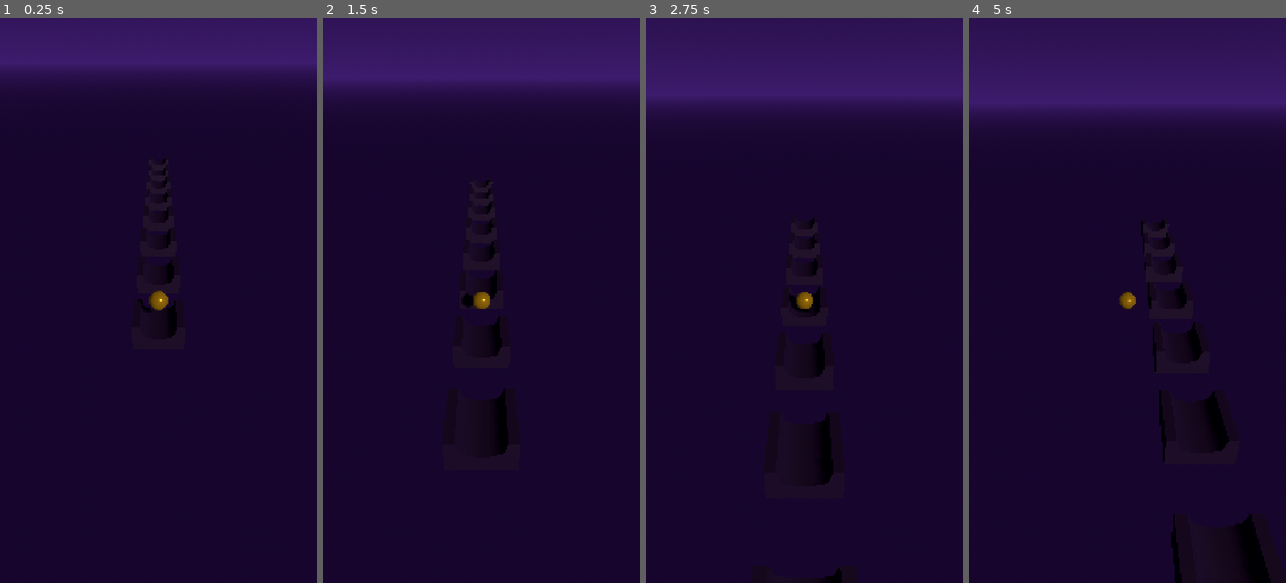
Above: before the commit, frames 1-4 (left to right).
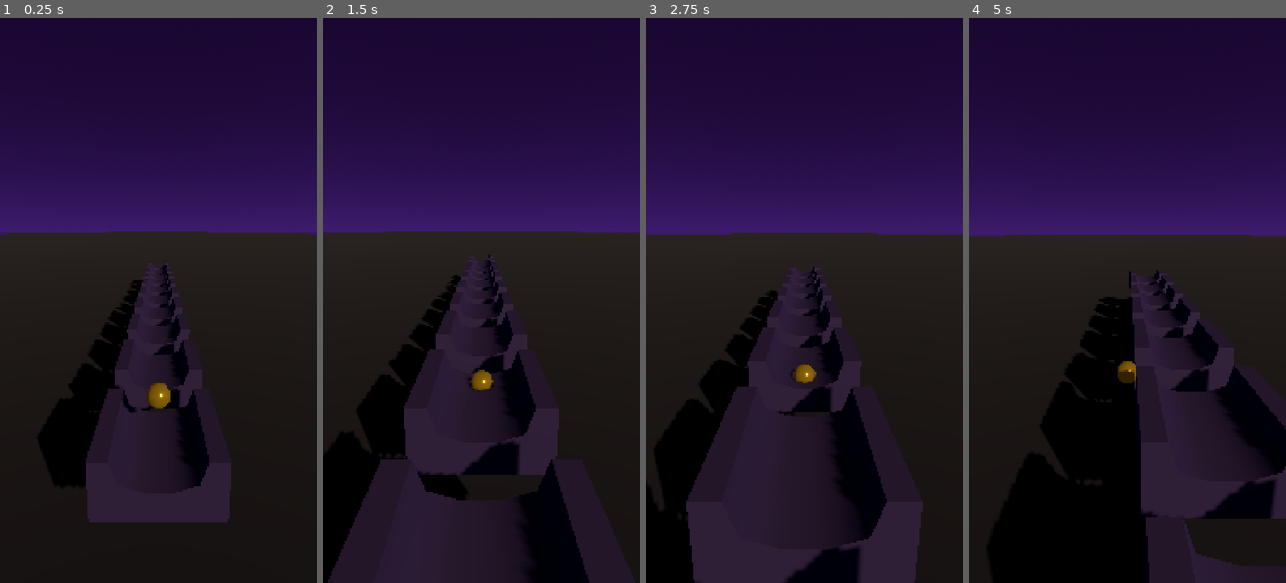
Above: after the commit, the same moments.

Repository: Ebrahassad/marble-rush
Game: Godot game, scene res://scenes/Main.tscn
Same seed, same stepped clock (60 frames per second), same inputs: the game is played once before the commit and once after it.
Inputs (mouse positions are in pixels of both pictures, inside the frame that each line leads up to):
- Up to frame 1 (0.25 s): no input
- Up to frame 2 (1.5 s): move the mouse to (551, 272) at 0.52 s; click (551, 272) at 0.67 s; drag from (418, 328) to (465, 413) at 1.27 s
- Up to frame 3 (2.75 s): move the mouse to (836, 176) at 2.02 s; click (836, 176) at 2.17 s
- Up to frame 4 (5 s): drag from (1111, 413) to (1032, 215) at 2.77 s; move the mouse to (1222, 385) at 3.52 s; click (1222, 385) at 3.67 s; drag from (1032, 215) to (1079, 159) at 4.27 s

The runs differ from the first frame. In frame 1, 62% of the frame differs, in the area x 0-100%, y 0-100%; in frame 2, 55%; in frame 3, 59%; in frame 4, 68%.

Commit message:
Apply bigger scale, connected track, ground plane, reduced speed, and camera look-ahead fix

Diff:
--- a/scenes/Ball.tscn
+++ b/scenes/Ball.tscn
@@ -11,6 +11,7 @@
 bounce = 0.05
 
 [node name="Ball" type="RigidBody3D"]
+transform = Transform3D(1.5, 0, 0, 0, 1.5, 0, 0, 0, 1.5, 0, 1.5, 0)
 contact_monitor = true
 max_contacts_reported = 4
 physics_material_override = SubResource("PhysicsMaterial_1")
--- a/scenes/Main.tscn
+++ b/scenes/Main.tscn
@@ -1,10 +1,17 @@
-[gd_scene load_steps=5 format=3]
+[gd_scene load_steps=7 format=3]
 
 [ext_resource type="PackedScene" path="res://scenes/Ball.tscn" id="1"]
 [ext_resource type="PackedScene" path="res://scenes/TrackPiece.tscn" id="2"]
 [ext_resource type="Script" path="res://scripts/camera_follow.gd" id="3"]
 [ext_resource type="Script" path="res://scripts/track_manager.gd" id="4"]
 [ext_resource type="Script" path="res://scripts/environment_theme.gd" id="5"]
+
+[sub_resource type="PlaneMesh" id="PlaneMesh_1"]
+size = Vector2(600, 3000)
+
+[sub_resource type="StandardMaterial3D" id="StandardMaterial3D_ground"]
+albedo_color = Color(0.05, 0.02, 0.1, 1)
+roughness = 1.0
 
 [node name="Main" type="Node3D"]
 
@@ -16,13 +23,19 @@
 light_color = Color(1, 0.92, 0.75, 1)
 shadow_enabled = true
 
+[node name="Ground" type="MeshInstance3D" parent="."]
+transform = Transform3D(1, 0, 0, 0, 1, 0, 0, 0, 1, 0, -1.2, -1400)
+mesh = SubResource("PlaneMesh_1")
+surface_material_override/0 = SubResource("StandardMaterial3D_ground")
+
 [node name="Ball" parent="." instance=ExtResource("1")]
-transform = Transform3D(1, 0, 0, 0, 1, 0, 0, 0, 1, 0, 1, 0)
 
 [node name="Camera3D" type="Camera3D" parent="."]
-transform = Transform3D(1, 0, 0, 0, 1, 0, 0, 0, 1, 0, 4, 6)
+transform = Transform3D(1, 0, 0, 0, 1, 0, 0, 0, 1, 0, 2.4, 4.2)
+fov = 85.0
 script = ExtResource("3")
 target_path = NodePath("../Ball")
+offset = Vector3(0, 2.4, 4.2)
 
 [node name="TrackManager" type="Node3D" parent="."]
 script = ExtResource("4")
--- a/scenes/TrackPiece.tscn
+++ b/scenes/TrackPiece.tscn
@@ -7,6 +7,7 @@
 size = Vector3(2, 0.4, 2)
 
 [node name="TrackPiece" type="StaticBody3D"]
+transform = Transform3D(1.8, 0, 0, 0, 1.8, 0, 0, 0, 1.8, 0, 0, 0)
 script = ExtResource("2")
 
 [node name="Model" parent="." instance=ExtResource("1")]
--- a/scripts/camera_follow.gd
+++ b/scripts/camera_follow.gd
@@ -1,17 +1,34 @@
 extends Camera3D
 
 @export var target_path: NodePath
-@export var offset: Vector3 = Vector3(0, 4, 6)
-@export var follow_speed: float = 5.0
+@export var offset: Vector3 = Vector3(0, 2.4, 4.2)
+@export var follow_speed: float = 8.0
+@export var vertical_follow_factor: float = 0.15
+@export var look_ahead_distance: float = 6.0
 
 var target: Node3D
+var smoothed_y: float = 0.0
 
 func _ready() -> void:
 	target = get_node(target_path)
+	smoothed_y = target.global_position.y
 
 func _process(delta: float) -> void:
 	if target == null:
 		return
-	var desired_position: Vector3 = target.global_position + offset
+
+	smoothed_y = lerp(smoothed_y, target.global_position.y, vertical_follow_factor)
+
+	var desired_position: Vector3 = Vector3(
+		target.global_position.x + offset.x,
+		smoothed_y + offset.y,
+		target.global_position.z + offset.z
+	)
 	global_position = global_position.lerp(desired_position, follow_speed * delta)
-	look_at(target.global_position, Vector3.UP)
+
+	var look_target: Vector3 = Vector3(
+		target.global_position.x,
+		smoothed_y,
+		target.global_position.z - look_ahead_distance
+	)
+	look_at(look_target, Vector3.UP)
--- a/scripts/track_manager.gd
+++ b/scripts/track_manager.gd
@@ -1,8 +1,8 @@
 extends Node3D
 
 @export var track_piece_scene: PackedScene = preload("res://scenes/TrackPiece.tscn")
-@export var piece_length: float = 2.0
-@export var pieces_ahead: int = 8
+@export var piece_length: float = 2.6
+@export var pieces_ahead: int = 10
 @export var ball_path: NodePath
 
 var ball: Node3D
@@ -20,10 +20,10 @@
 
 	if active_pieces.size() > 0:
 		var last_piece_z: float = active_pieces[active_pieces.size() - 1].global_position.z
-		if ball.global_position.z - last_piece_z < piece_length * 3.0:
+		if ball.global_position.z - last_piece_z < piece_length * 4.0:
 			_spawn_piece()
 
-	while active_pieces.size() > 0 and active_pieces[0].global_position.z - ball.global_position.z > piece_length * 3.0:
+	while active_pieces.size() > 0 and active_pieces[0].global_position.z - ball.global_position.z > piece_length * 4.0:
 		var old_piece: Node3D = active_pieces.pop_front()
 		old_piece.queue_free()
 
--- a/scripts/track_piece.gd
+++ b/scripts/track_piece.gd
@@ -3,9 +3,9 @@
 func _ready() -> void:
 	var theme_data: Dictionary = ThemeManager.get_current_theme()
 	var track_material := StandardMaterial3D.new()
-	track_material.albedo_color = theme_data.track_color
-	track_material.metallic = 0.4
-	track_material.roughness = 0.5
+	track_material.albedo_color = theme_data.track_color.lightened(0.15)
+	track_material.metallic = 0.5
+	track_material.roughness = 0.4
 	_apply_material_recursive(self, track_material)
 
 func _apply_material_recursive(node: Node, mat: Material) -> void:
